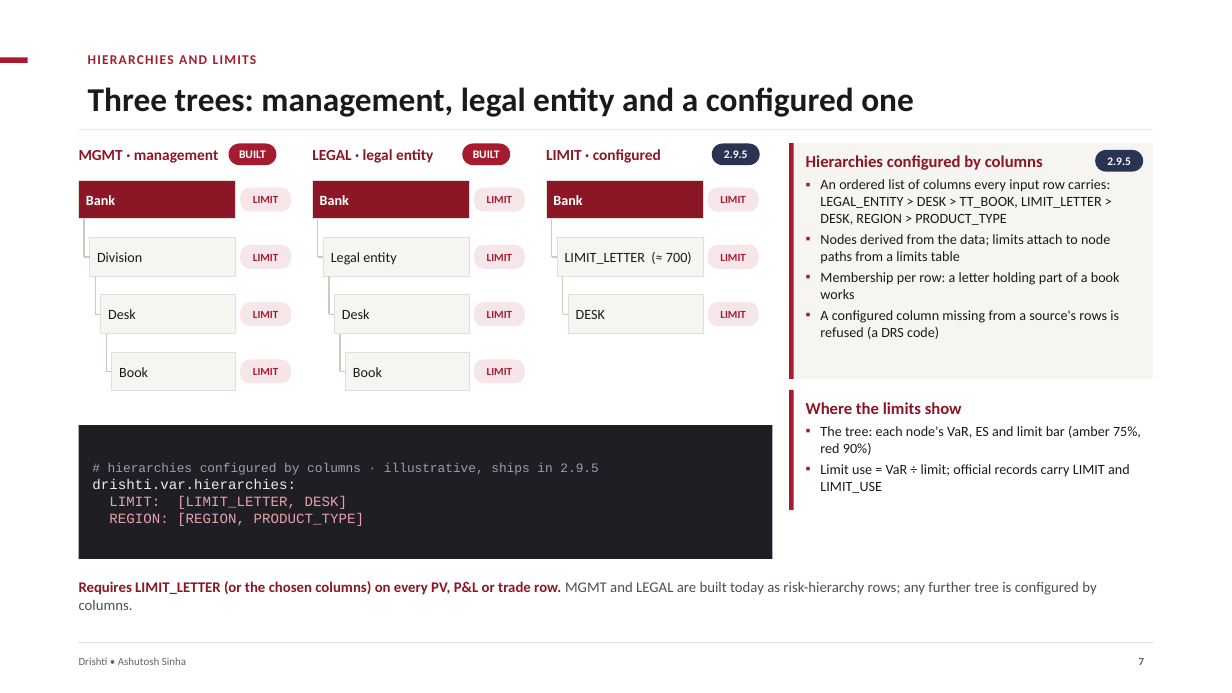
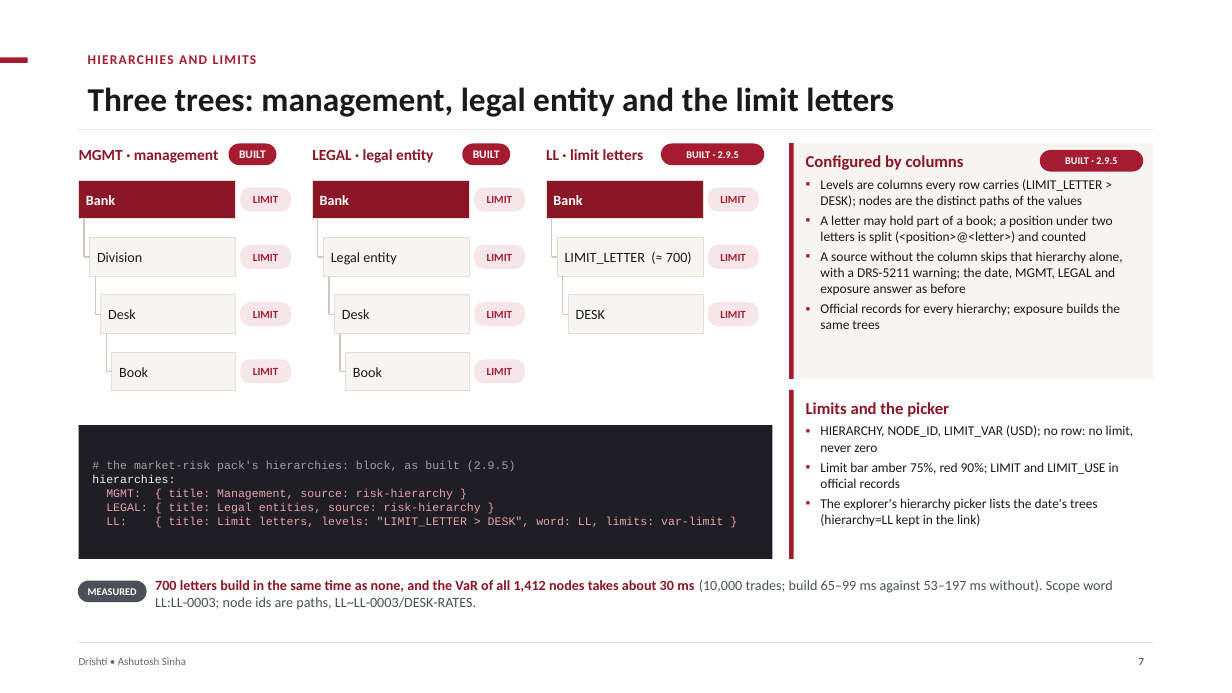
Before and after one commit to ajsinha/drishti, a slide deck: slide 7 of docs/publications/Drishti-VaR-Engine.pptx. Drawn at 1232x693 pixels with LibreOffice and Linux fonts; fonts in the diff are those of the drawing. Boxes give left, top, right and bottom in pixels: in the first picture for what was removed or moved away, otherwise in the second. Text is boxed around its words. In the diff, an @@ line names an element or a change of style, - is before the commit and + after.

Commit message:
Decks for 2.9.5: VaR (34), AWS + Iceberg (78), Design and Evidence (74), AWS + Delta Lake (105): hierarchies and limit letters, Iceberg for VaR and exposure, official results to Delta or Iceberg on S3, airtight connector upgrades and the Delta = Iceberg evidence as built; the 2.9.6 roadmap

```diff
--- a/docs/publications/Drishti-VaR-Engine.pptx
+++ b/docs/publications/Drishti-VaR-Engine.pptx
@@ title at [88,87,894,117]: text changed @@
-Three trees: management, legal entity and a configured one
+Three trees: management, legal entity and the limit letters
@@ text at [546,149,643,160]: text changed @@
-LIMIT · configured
+LL · limit letters
@@ rounded rectangle "BUILT · 2.9.5": place and size @@
-rounded rectangle "BUILT · 2.9.5" at [713,144,760,165]
+rounded rectangle "BUILT · 2.9.5" at [662,144,763,165]
@@ rounded rectangle "BUILT · 2.9.5" at [662,144,763,165]: fill #293352 to #A51C30; outline #293352 1 pt to #A51C30 1 pt @@
@@ text in rounded rectangle at [686,151,739,158]: text changed; size 9 to 8 pt @@
-2.9.5
+BUILT · 2.9.5
@@ text at [806,155,1123,329]: text changed; size 11 to 10.5 pt @@
-Hierarchies configured by columns
-▪ An ordered list of columns every input row carries: LEGAL_ENTITY > DESK > TT_BOOK, LIMIT_LETTER > DESK, REGION > PRODUCT_TYPE
-▪ Nodes derived from the data; limits attach to node paths from a limits table
-▪ Membership per row: a letter holding part of a book works
-▪ A configured column missing from a source's rows is refused (a DRS code)
+Configured by columns
+▪ Levels are columns every row carries (LIMIT_LETTER > DESK); nodes are the distinct paths of the values
+▪ A letter may hold part of a book; a position under two letters is split (<position>@<letter>) and counted
+▪ A source without the column skips that hierarchy alone, with a DRS-5211 warning; the date, MGMT, LEGAL and exposure answer as before
+▪ Official records for every hierarchy; exposure builds the same trees
@@ rounded rectangle "BUILT · 2.9.5" at [1041,151,1142,171]: fill #293352 to #A51C30; outline #293352 1 pt to #A51C30 1 pt @@
@@ rounded rectangle "BUILT · 2.9.5": place and size @@
-rounded rectangle "BUILT · 2.9.5" at [1096,151,1143,171]
+rounded rectangle "BUILT · 2.9.5" at [1041,151,1142,171]
@@ text in rounded rectangle at [1065,157,1117,164]: text changed; size 9 to 8 pt @@
-2.9.5
+BUILT · 2.9.5
@@ rectangle: place and size @@
-rectangle at [789,390,1153,510]
+rectangle at [789,390,1153,559]
@@ rectangle: place and size @@
-rectangle at [789,390,794,510]
+rectangle at [789,390,794,559]
@@ text at [806,402,1134,526]: text changed; size 11 to 10.5 pt @@
-Where the limits show
-▪ The tree: each node's VaR, ES and limit bar (amber 75%, red 90%)
-▪ Limit use = VaR ÷ limit; official records carry LIMIT and LIMIT_USE
+Limits and the picker
+▪ HIERARCHY, NODE_ID, LIMIT_VAR (USD); no row: no limit, never zero
+▪ Limit bar amber 75%, red 90%; LIMIT and LIMIT_USE in official records
+▪ The explorer's hierarchy picker lists the date's trees (hierarchy=LL kept in the link)
@@ text at [92,461,723,527]: text changed; size 11 to 9 pt; text colour #9AA0A8 to #E8A0AC @@
-# hierarchies configured by columns · illustrative, ships in 2.9.5
-drishti.var.hierarchies:
-LIMIT: [LIMIT_LETTER, DESK]
-REGION: [REGION, PRODUCT_TYPE]
+# the market-risk pack's hierarchies: block, as built (2.9.5)
+hierarchies:
+MGMT: { title: Management, source: risk-hierarchy }
+LEGAL: { title: Legal entities, source: risk-hierarchy }
+LL: { title: Limit letters, levels: "LIMIT_LETTER > DESK", word: LL, limits: var-limit }
@@ text removed at [79,581,1096,610] @@
-Requires LIMIT_LETTER (or the chosen columns) on every PV, P&L or trade row. MGMT and LEGAL are built today as risk-hierarchy rows; any further tree is configured by columns.
@@ rounded rectangle added at [79,581,146,602], fill #4A5058, outline #4A5058 1 pt, 8 pt, text #FFFFFF, bold @@
+MEASURED
@@ text added at [155,580,1113,609], 11 pt, text #4A5058 @@
+700 letters build in the same time as none, and the VaR of all 1,412 nodes takes about 30 ms (10,000 trades; build 65–99 ms against 53–197 ms without). Scope word LL:LL-0003; node ids are paths, LL~LL-0003/DESK-RATES.
```
Also in this commit, not shown: 17 other slides changed, 7 other files.
